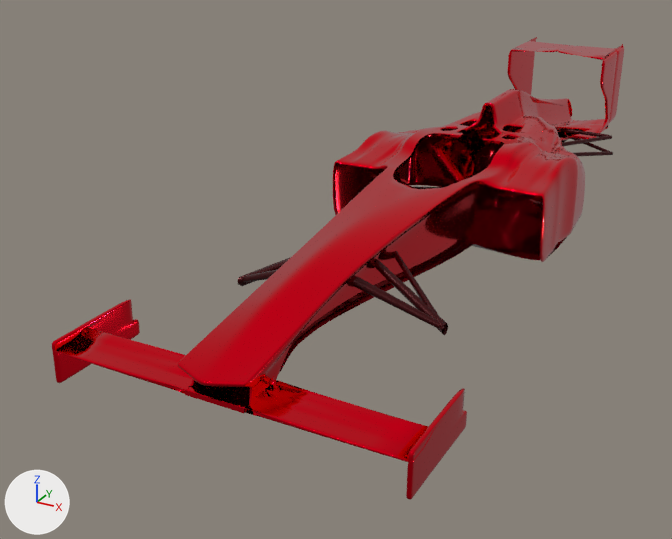
An edit to the Blender file 3dSculptedModel.blend, drawn before and after from the same camera.
Both versions are drawn from a 50 mm camera at (1.07, -2.79, 0.94) aimed at (-0.28, -0.33, -0.29). Arrows for +X, +Y and +Z are at lower left; the lights stay in place.

The scene before the commit, as lines of its bpy script (objects in view):
```python
me_circle_002 = bpy.data.meshes.new('Circle.002')
me_circle_002.from_pydata(...)  # 192 vertices, 96 faces; spans x -0.053..0.185, y -0.128..0.013, z 0.077..0.307
me_circle_002.materials.append(mat_suspensions)
me_plane = bpy.data.meshes.new('Plane')
me_plane.from_pydata(...)  # 66 vertices, 32 faces; spans x -0.35..0.0, y -1.26..1.19, z -0.22..-0.07
me_plane.polygons.foreach_set('use_smooth', [True] * 32)
me_plane.materials.append(mat_basechassis)
me_plane_001 = bpy.data.meshes.new('Plane.001')
me_plane_001.from_pydata(...)  # 1765 vertices, 1588 faces, 8 loose edges; spans x -0.08..1.6, y -1.36..8.16, z -0.75..0.74
me_plane_001.polygons.foreach_set('use_smooth', [True] * 1588)
me_plane_001.materials.append(mat_chassispaint)
ob_base = bpy.data.objects.new('Base', me_plane)
ob_base.location = (0.0, 0.0, 0.0)
_m = ob_base.modifiers.new('Mirror', 'MIRROR')
_m = ob_base.modifiers.new('Subdivision', 'SUBSURF')
ob_chassis = bpy.data.objects.new('Chassis', me_plane_001)
ob_chassis.location = (-0.001, -1.032, 0.0)
ob_chassis.scale = (0.296, 0.296, 0.296)
_m = ob_chassis.modifiers.new('Mirror', 'MIRROR')
_m = ob_chassis.modifiers.new('Solidify', 'SOLIDIFY')
_m.thickness = 0.04
_m.edge_crease_inner = 0.284
_m.edge_crease_outer = 0.284
_m = ob_chassis.modifiers.new('Subdivision', 'SUBSURF')
_m.levels = 2
ob_frontsuspension = bpy.data.objects.new('FrontSuspension', me_circle_002)
ob_frontsuspension.location = (0.0, -0.842, -0.025)
ob_frontsuspension.rotation_euler = (1.571, 0.0, 1.571)  # degrees (90, 0, 90)
_m = ob_frontsuspension.modifiers.new('Mirror', 'MIRROR')
_m.use_axis = (False, False, True)
```
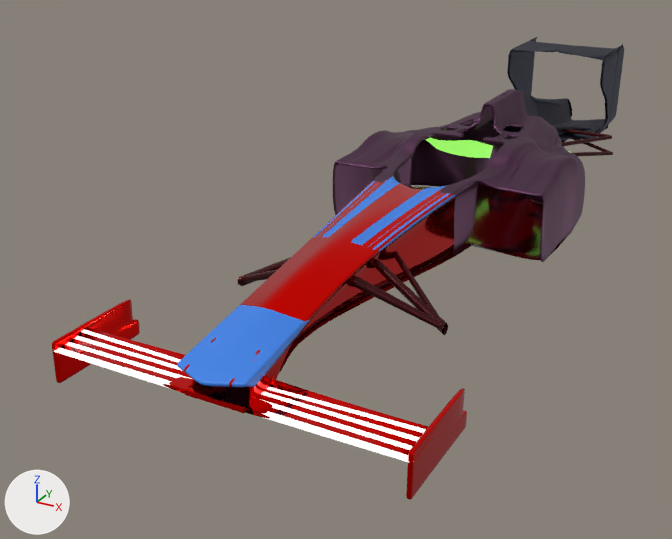
Changed parts and their boxes (x1, y1, x2, y2) in the pictures (672 x 539 px):
part 1 of me_plane_001, recoloured
    both: (54, 329, 426, 462)
part 2 of me_plane_001, recoloured
    both: (426, 137, 572, 158)
part 3 of me_plane_001, recoloured
    both: (177, 305, 311, 387)
part 4 of me_plane_001, recoloured
    both: (314, 176, 455, 251)
part 5 of me_plane_001, recoloured
    both: (489, 37, 624, 148)
part 6 of me_plane_001, recoloured
    both: (333, 89, 585, 262)

The change, as a diff of the scene's bpy script:
```diff
--- a/3dSculptedModel.blend.py
+++ b/3dSculptedModel.blend.py
@@ mat_blues @@
+mat_blues = principled_material('Blues')
+mat_blues.base_color = (0.0413, 0.22, 0.8)  # blue #3981e7
@@ mat_finstripes @@
+mat_finstripes = principled_material('Finstripes')
+mat_finstripes.base_color = (1.0, 0.931, 0.966)  # white #fff7fb
+mat_finstripes.metallic = 0.514
+mat_finstripes.emission_color = (0.8, 0.8, 0.8)  # white #e7e7e7
+mat_finstripes.emission_strength = 1.0
@@ mat_bodydecor @@
+mat_bodydecor = principled_material('Bodydecor')
+mat_bodydecor.base_color = (0.29, 0.8, 0.121)  # green #93e762
+mat_bodydecor.emission_color = (0.29, 0.8, 0.121)  # green #93e762
+mat_bodydecor.emission_strength = 1.0
@@ mat_rearhalf @@
+mat_rearhalf = principled_material('Rearhalf')
+mat_rearhalf.base_color = (0.0298, 0.0316, 0.0581)  # dark blue #303244
+mat_rearhalf.metallic = 1.0
@@ mat_midsection @@
+mat_midsection = principled_material('Midsection')
+mat_midsection.base_color = (0.136, 0.0566, 0.114)  # dark purple #67435f
+mat_midsection.metallic = 1.0
@@ me_plane_001 @@
 me_plane_001.from_pydata(...)  # 1765 vertices, 1588 faces, 8 loose edges; spans x -0.08..1.6, y -1.36..8.16, z -0.75..0.74
 # used by ob_chassis; location = (-0.001, -1.032, 0.0); scale = (0.296, 0.296, 0.296)
+# me_plane_001 part 1: 4 of the faces centred in x 0.93..0.94, y -1.19..-0.9, z -0.44..-0.42 switch from mat_chassispaint to mat_finstripes (white #fff7fb)
+# me_plane_001 part 2: 8 of the faces centred in x 0.39..0.98, y 4.48..5.49, z -0.31..0.11 switch from mat_chassispaint to mat_bodydecor (green #93e762)
+# me_plane_001 part 3: 215 of the faces centred in x 0.05..0.31, y -1.31..-0.42, z -0.25..-0.01 switch from mat_chassispaint to mat_blues (blue #3981e7)
+# me_plane_001 part 4: 4 of the faces centred in x 0.19..0.39, y 1.47..1.62, z 0.13..0.18 switch from mat_chassispaint to mat_blues (blue #3981e7)
+# me_plane_001 part 5: 515 of the faces centred in x -0.05..0.65, y 5.61..8.16, z -0.58..0.74 switch from mat_chassispaint to mat_rearhalf (dark blue #303244)
+# me_plane_001 part 6: 561 of the faces centred in x -0.03..1.22, y 2.6..5.7, z -0.57..0.59 switch from mat_chassispaint to mat_midsection (dark purple #67435f)
```
